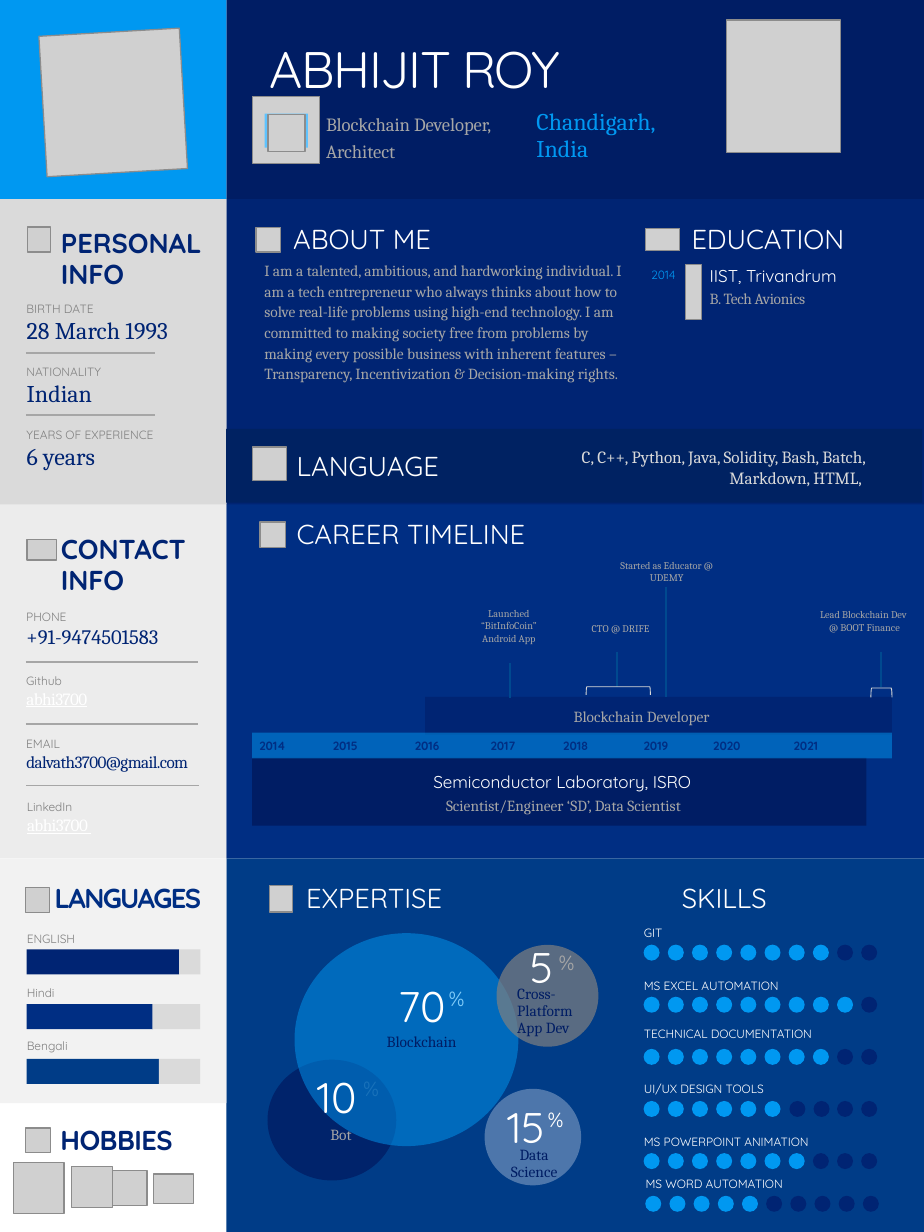
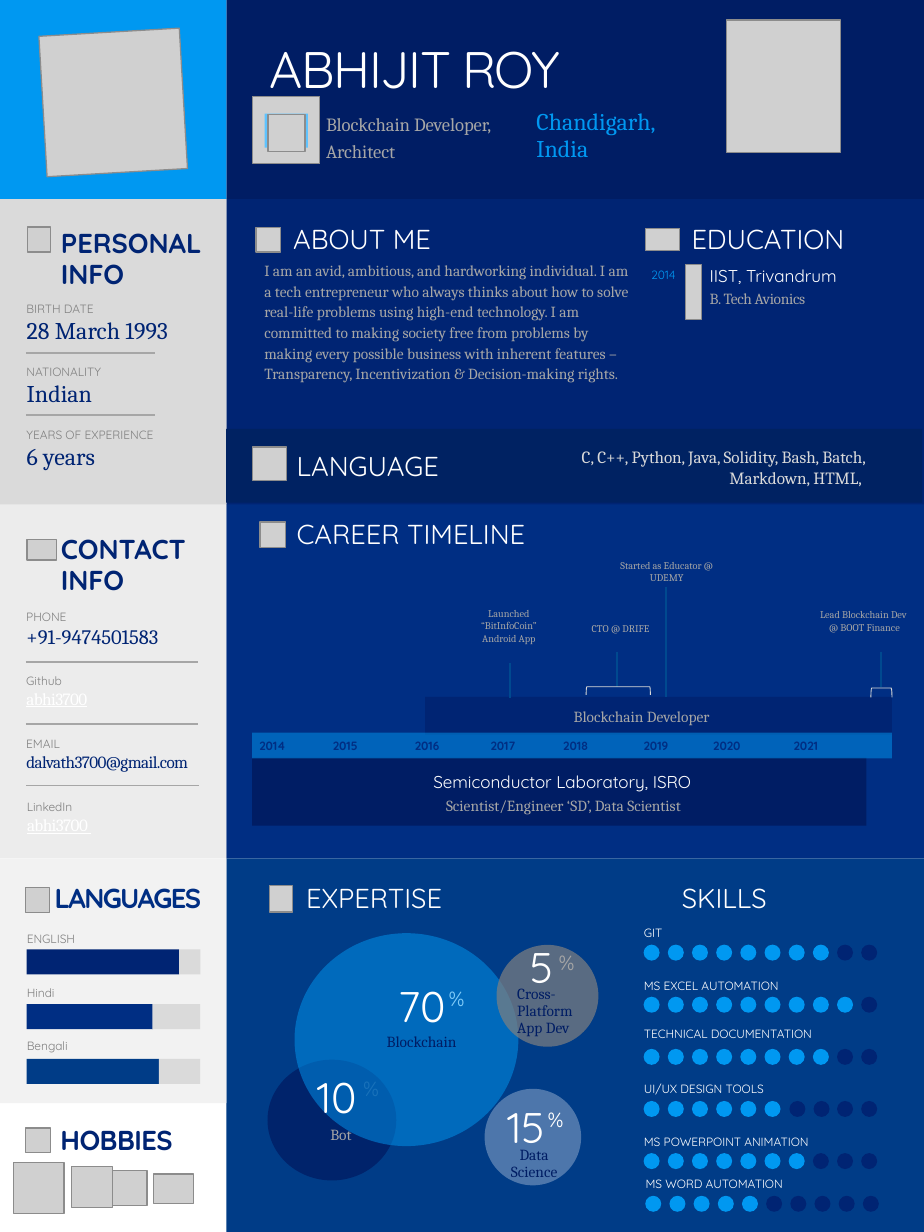
Before and after one commit to abhi3700/my_resume, a slide deck: slide 1 of my_resume.pptx. Drawn at 924x1232 pixels with LibreOffice and Linux fonts; fonts in the diff are those of the drawing; grey boxes stand for pictures; background and template pictures are left out. Boxes give left, top, right and bottom in pixels: in the first picture for what was removed or moved away, otherwise in the second. Text is boxed around its words. In the diff, an @@ line names an element or a change of style, - is before the commit and + after.

```diff
--- a/my_resume.pptx
+++ b/my_resume.pptx
@@ text at [264,265,629,383]: text changed @@
-I am a talented, ambitious, and hardworking individual. I am a tech entrepreneur who always thinks about how to solve real-life problems using high-end technology. I am committed to making society free from problems by making every possible business with inherent features – Transparency, Incentivization & Decision-making rights.
+I am an avid, ambitious, and hardworking individual. I am a tech entrepreneur who always thinks about how to solve real-life problems using high-end technology. I am committed to making society free from problems by making every possible business with inherent features – Transparency, Incentivization & Decision-making rights.
```
Also in this commit, not shown: 1 other file.
